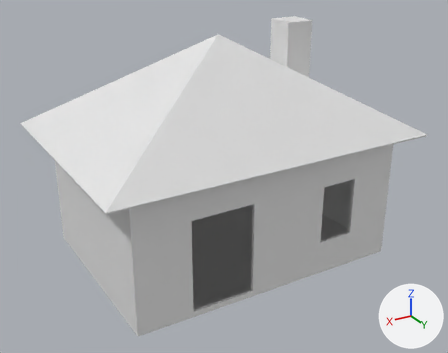
The Blender file Models/House.blend as it was, and as the next commit left it.
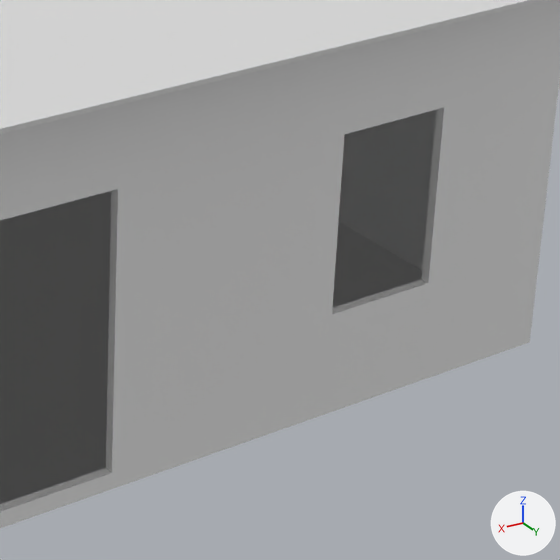
There are two pictures of each version: one whole from a camera (50 mm lens) standing at (10.12, 17.21, 11.26) and looking at (0.08, 0.47, 2.89), one close up on the part from 49% to 87% of the width and 41% to 90% of the height. Arrows for +X, +Y and +Z are at lower right; the lights stay in place.

In view in the first close-up: 'Roof', 'Walls'.
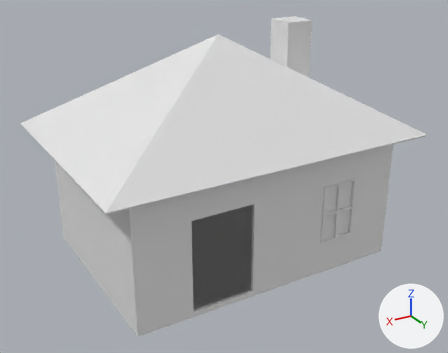
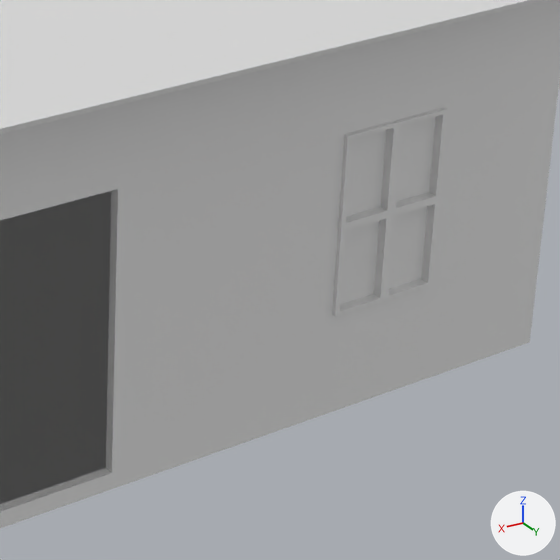
Commit message: Basic house model added.

Where the newer file only moved an object's origin or applied its transform, the numbers keep the older frame.

Location of each change, (x1, y1, x2, y2) in pixels of the close-ups (560 x 560 px):
'Plane', added
    after: (340, 116, 436, 305)
'Walls.005', added
    after: (332, 108, 448, 317)

The change, as a list of edits to the scene's bpy script:
```text
Add me_cube_004:
    me_cube_004.from_pydata(...)  # 50 vertices, 56 faces; spans x -0.64..0.64, y -0.1..0.1, z -1.0..1.0
Add me_plane:
    me_plane.from_pydata([(-0.64, 0.0, -1.0), (0.64, 0.0, -1.0), (-0.64, 0.0, 1.0), (0.64, 0.0, 1.0)], [], [(0, 1, 3, 2)])
Add ob_walls_005:
    ob_walls_005 = bpy.data.objects.new('Walls.005', me_cube_004)
    ob_walls_005.parent = ob_house
    ob_walls_005.location = (-2.501, 3.37, 2.179)
Add ob_plane:
    ob_plane = bpy.data.objects.new('Plane', me_plane)
    ob_plane.location = (-2.5, 3.37, 2.18)
```
